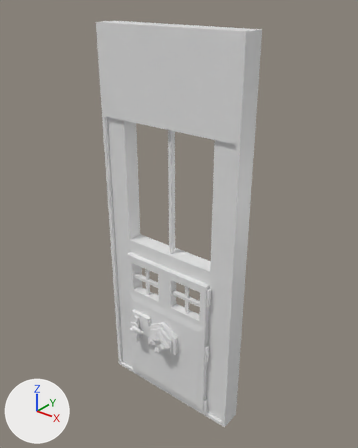
Two versions of the FBX model Assets/Models/GreenHouse/GreenHouse_ModelFBX_Architecture_Wall_Door_1.fbx, one commit apart.
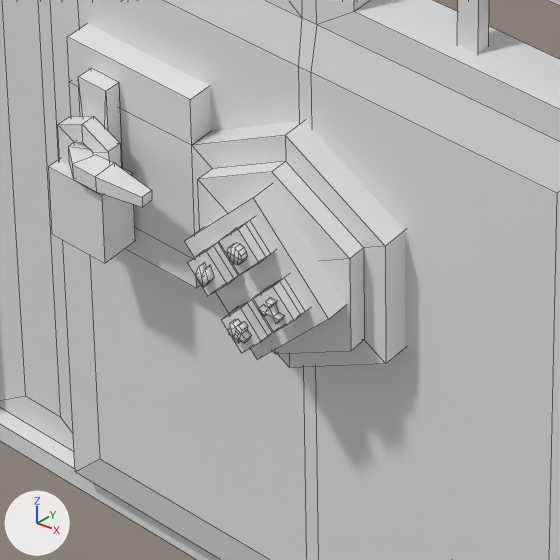
There are two pictures of each version: one whole from a 50 mm camera at (3.55, -4.17, 5.4) aimed at (0.06, 0.19, 2.7), one close up on the part from 34% to 56% of the width and 68% to 85% of the height. The axes (+X, +Y, +Z) are drawn at lower left. The lights are the same throughout. The last two pictures show the newer version. The close-ups show mesh edges as thin lines. Where no turn or scale is listed for an object, it has been applied to the vertices.

Names of what the first close-up shows: 'GreenHouse_Wall_Door_1'.
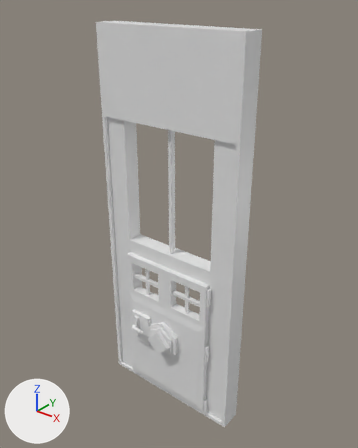
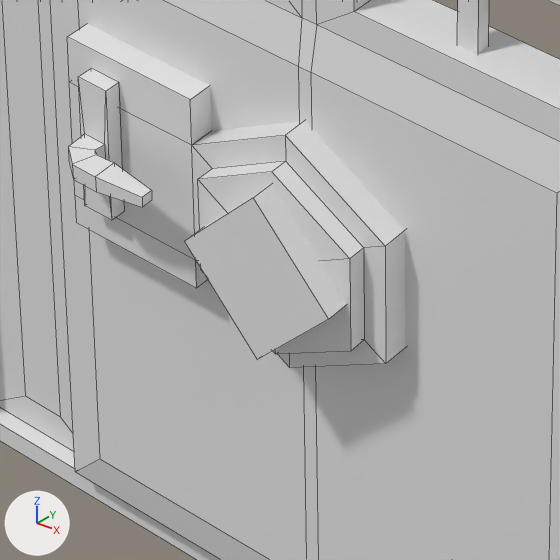
Boxes (x1, y1, x2, y2) around the edits, measured in the close-ups (560 x 560 px):
```json
{"part": 1, "of": "me_plane_007", "change": "deleted", "before": [48, 116, 309, 353]}
```

The change, as JSON lines over the scene's bpy script:
```json
{"block": "me_plane_007", "where": "# used by ob_greenhouse_wall_door_1; location = (0.0, 0.0, 0.0)"}
{"op": "remove", "block": "me_plane_007", "code": "me_plane_007.from_pydata(...)  # 527 vertices, 463 faces; spans x -1.0..1.0, y -0.25..0.29, z 0.0..5.0"}
{"op": "add", "block": "me_plane_007", "code": "me_plane_007.from_pydata(...)  # 331 vertices, 296 faces; spans x -1.0..1.0, y -0.23..0.29, z 0.0..5.0"}
{"block": "me_plane_007", "change": "me_plane_007 part 1: 10 loose pieces with 196 vertices, spanning x -0.52..0.13, y -0.25..-0.12, z 0.88..1.17, are deleted"}
```
